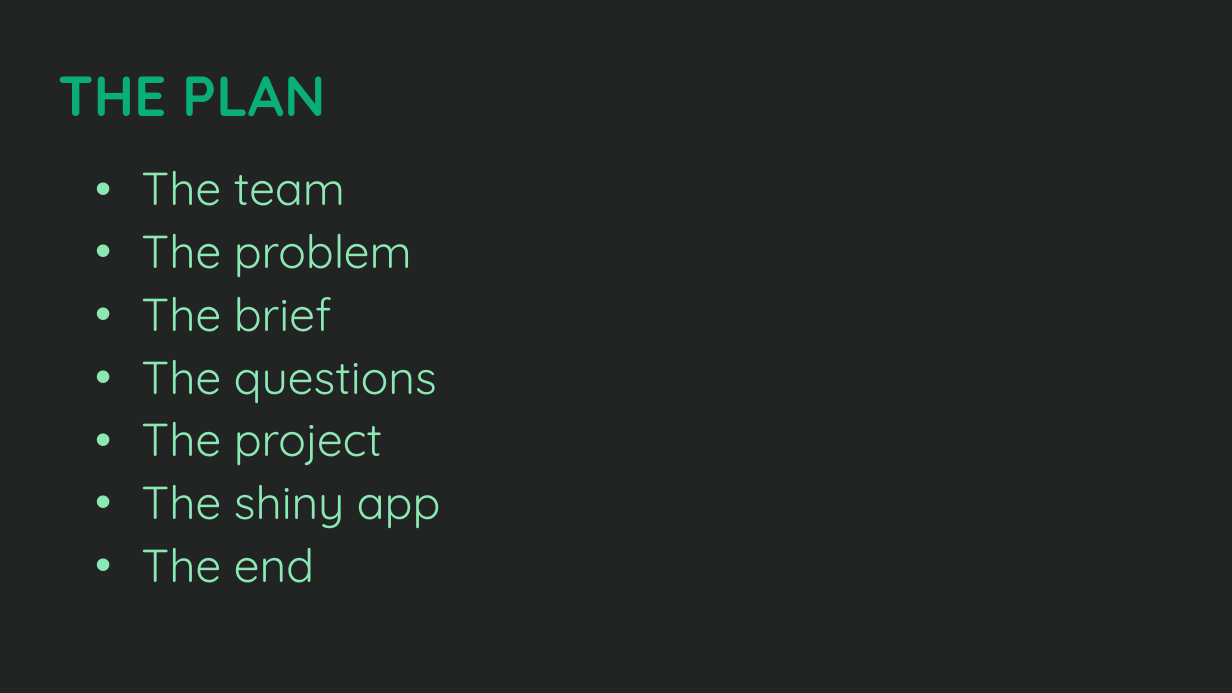
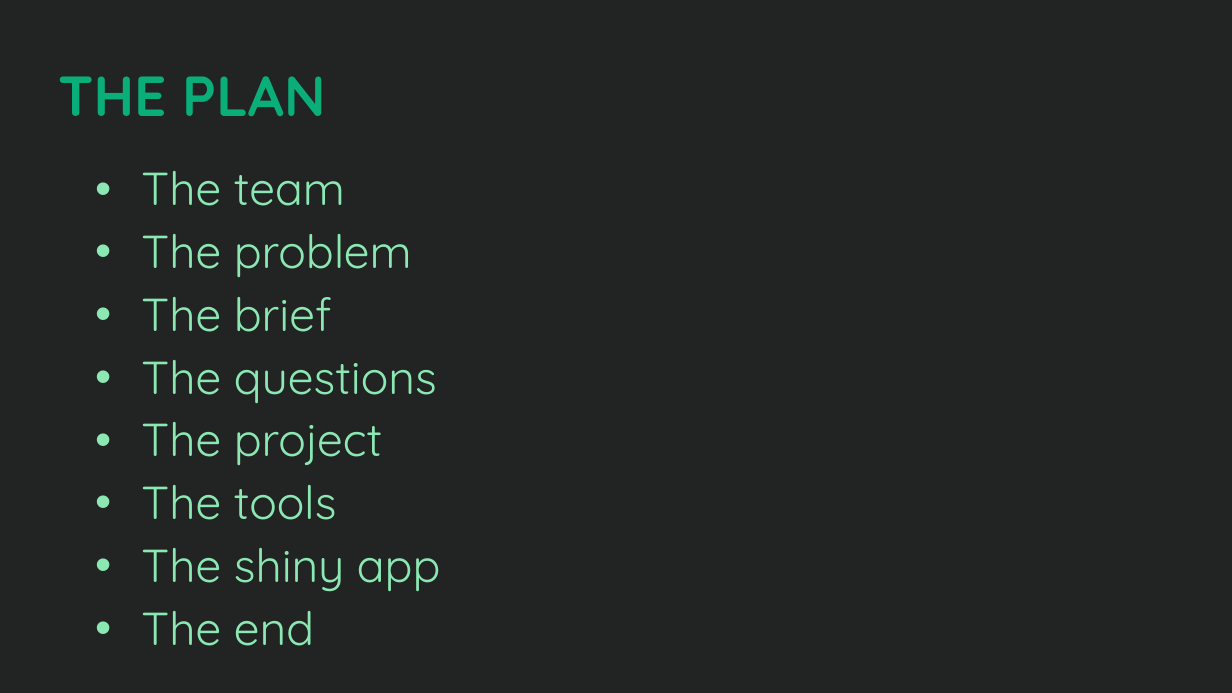
Before and after one commit to sean-m-cusick/WAP_SHS_APP, a slide deck: slide 2 of Presentation/PHS Rshiny Team Klas.pptx. Drawn at 1232x693 pixels with LibreOffice and Linux fonts; fonts in the diff are those of the drawing; background and template pictures are left out. Boxes give left, top, right and bottom in pixels: in the first picture for what was removed or moved away, otherwise in the second. Text is boxed around its words. In the diff, an @@ line names an element or a change of style, - is before the commit and + after.

```diff
--- a/Presentation/PHS Rshiny Team Klas.pptx
+++ b/Presentation/PHS Rshiny Team Klas.pptx
@@ text at (141,485,337,520): paragraph added @@
+• The tools
```
Also in this commit, not shown: 1 other slide changed, 2 slides added, 1 slide removed, 1 other file.
